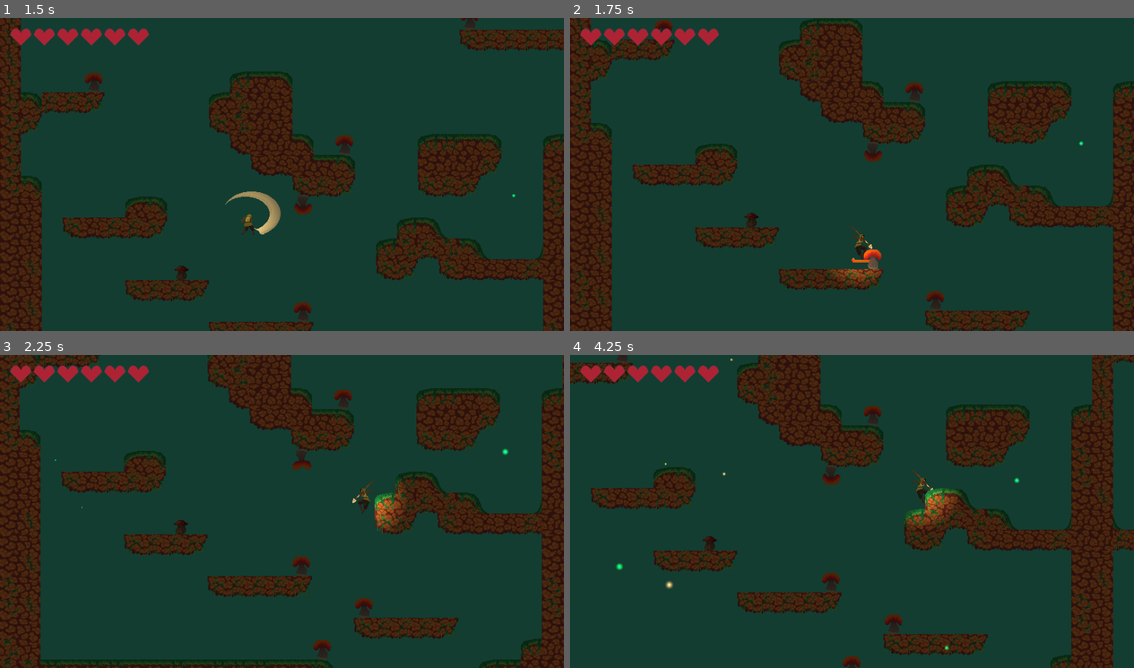
Above: before the commit, frames 1-4 (two rows, left to right).
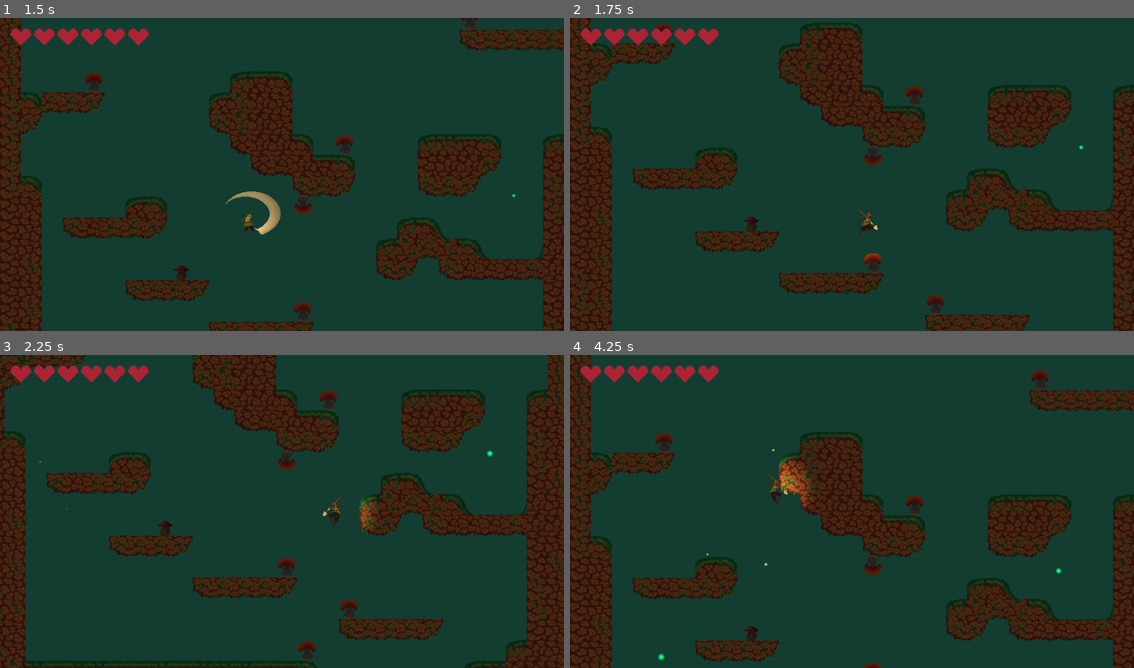
Above: after the commit, the same moments.

Repository: lemilonkh/GameOff23
Game: Godot game, scene res://scenes/main.tscn
Same seed, same stepped clock (60 frames per second), same inputs: the game is played once before the commit and once after it.
Inputs:
- Up to frame 1 (1.5 s): hold Space (jump) 0.53-1.28 s; hold Right (move_right) from 0.53 s (still down); tap K (attack) at 1.35 s
- Up to frame 2 (1.75 s): keep holding Right (move_right); tap Space (jump) at 1.52, 1.55 s
- Up to frame 3 (2.25 s): tap Space (jump) at 1.82 s; release Right (move_right) at 2.03 s; hold Left (move_left) from 2.03 s (still down); hold Shift from 2.03 s (still down)
- Up to frame 4 (4.25 s): tap Space (jump) at 2.3, 2.85, 3.02, 3.32, 3.77, 3.8, 4.07 s; release Left (move_left) at 2.78 s; release Shift at 2.78 s; hold Right (move_right) from 2.78 s (still down); hold K (attack) from 3.53 s (still down)

Frame 1 is identical in both runs. In frame 2, 12% of the frame differs, in the area x 0-100%, y 0-100%; in frame 3, 19%; in frame 4, 41%.

Commit message:
Lowered buffer time

Diff:
--- a/scripts/player.gd
+++ b/scripts/player.gd
@@ -134,7 +134,7 @@
 		if is_on_floor():
 			state_chart.send_event("jump")
 		else:
-			await get_tree().create_timer(0.2).timeout
+			await get_tree().create_timer(0.1).timeout
 			state_chart.send_event("jump")
 		state_chart.set_expression_property("jump_held", true)
 	elif event.is_action_released("jump"):
